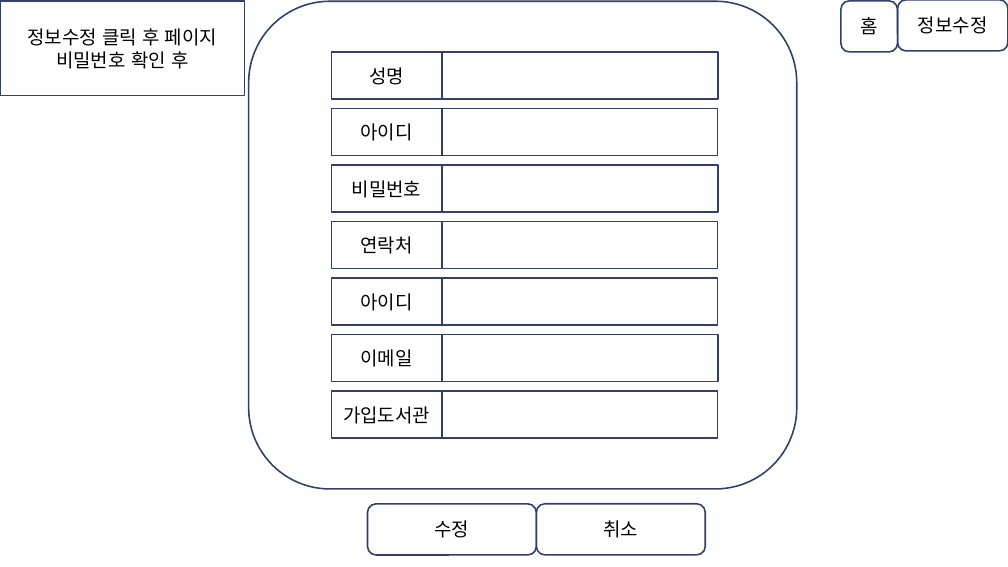
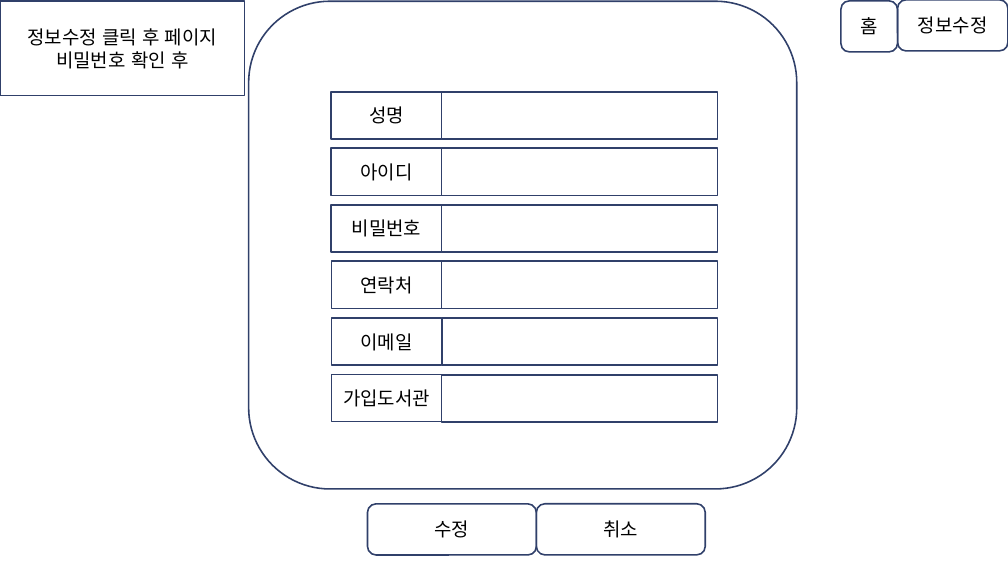
Before and after one commit to to-hworld/Library_Project, a slide deck: slide 35 of design/pageDesign.pptx (slide 34 before the commit). Drawn at 1008x567 pixels with LibreOffice and Linux fonts; fonts in the diff are those of the drawing. Boxes give left, top, right and bottom in pixels: in the first picture for what was removed or moved away, otherwise in the second. Text is boxed around its words. In the diff, an @@ line names an element or a change of style, - is before the commit and + after.

```diff
--- a/design/pageDesign.pptx
+++ b/design/pageDesign.pptx
@@ 8 rectangles: place and size @@
-8 rectangles at (331,52,718,268)
+8 rectangles at (331,91,718,309)
@@ rectangle removed at (331,278,442,325) @@
-아이디
@@ rectangle removed at (442,278,718,325) @@
@@ 4 rectangles: place and size @@
-4 rectangles at (331,334,718,438)
+4 rectangles at (331,318,718,422)
```
Also in this commit, not shown: 22 other slides changed, 1 slide added, 6 other files.
